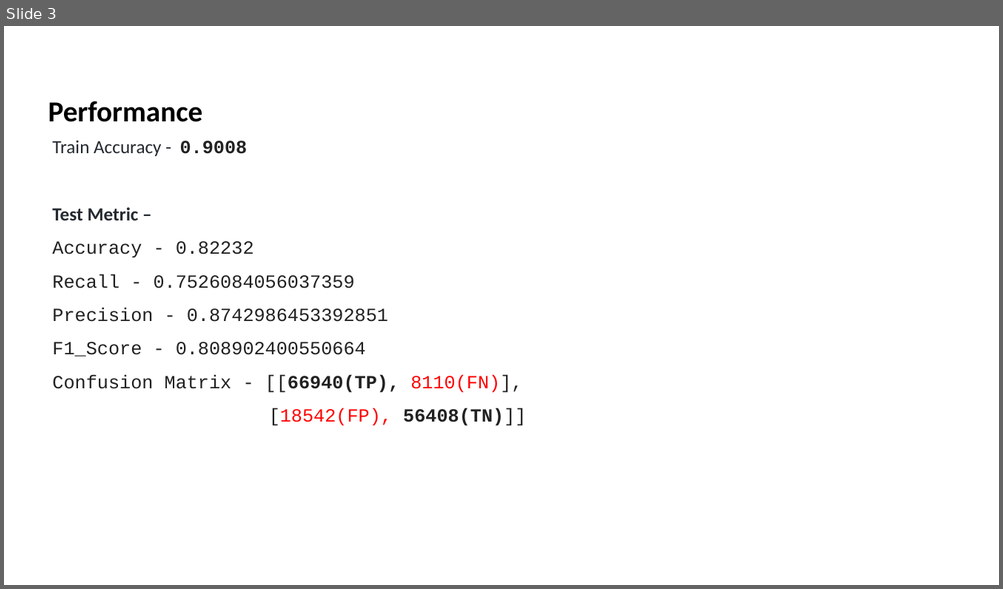
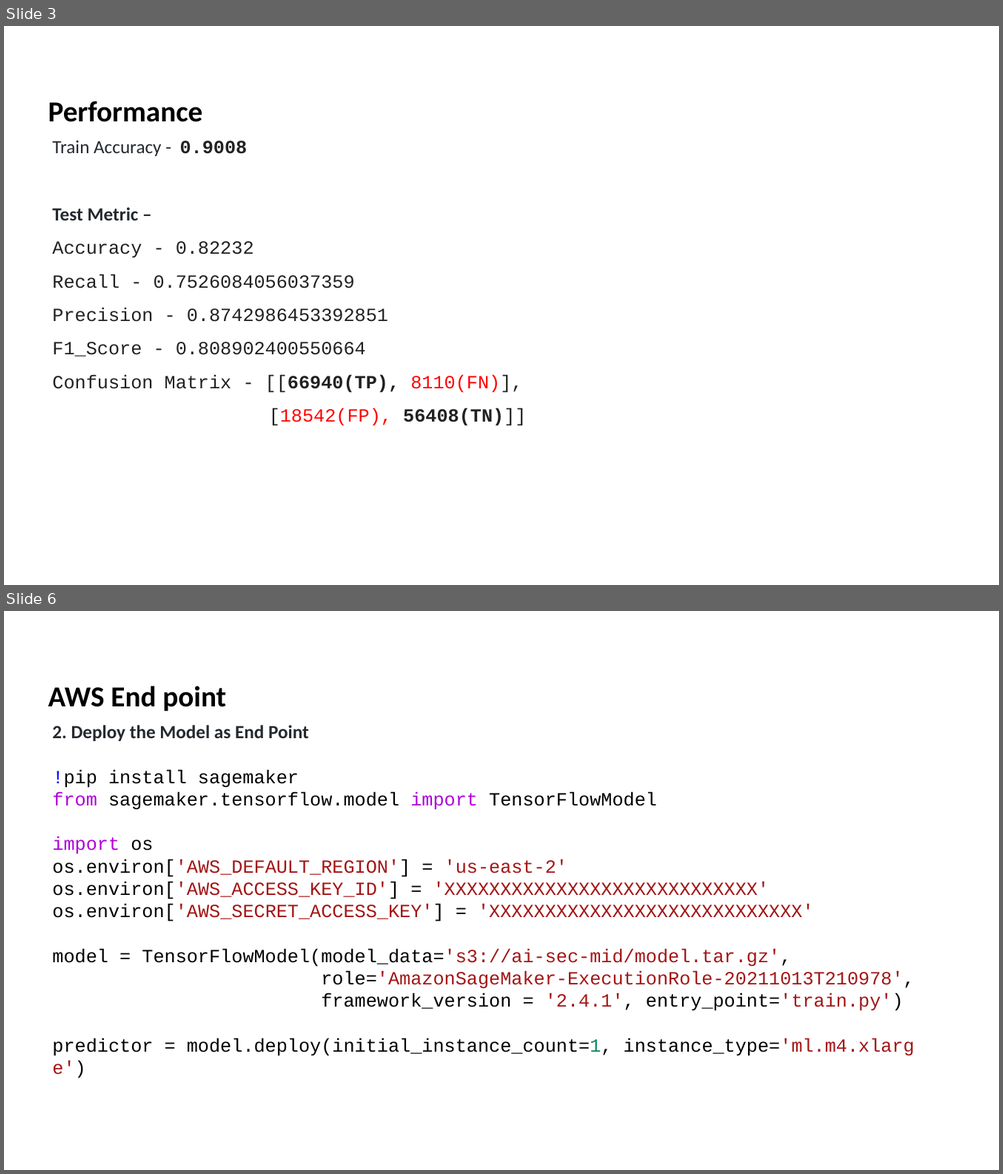
Before and after one commit to abhi5movva/Cyber_AI_Mid_Term, a slide deck: Cyber_sec.pptx. Shown one above the other, each under a label of ours: slide 3 before the commit, slides 3 and 6 after it; the slides between them are not shown. The pictures are 1003x589 and 1003x1174 pixels, drawn with LibreOffice and Linux fonts; fonts in the diff are those of the drawing. Boxes give left, top, right and bottom in pixels: in the first picture for what was removed or moved away, otherwise in the second. Text is boxed around its words. In the diff, an @@ line names an element or a change of style, - is before the commit and + after.

```diff
--- a/Cyber_sec.pptx
+++ b/Cyber_sec.pptx
@@ slide 6 added at box(4, 611, 999, 1170), background #FFFFFF @@
@@ text added at box(48, 686, 226, 711), 28 pt, text #000000, bold @@
+AWS End point
@@ text added at box(52, 725, 914, 1056), 18 pt, text #A31515 @@
+2. Deploy the Model as End Point
+!pip install sagemaker
+from sagemaker.tensorflow.model import TensorFlowModel
+import os
+os.environ['AWS_DEFAULT_REGION'] = 'us-east-2'
+os.environ['AWS_ACCESS_KEY_ID'] = 'XXXXXXXXXXXXXXXXXXXXXXXXXXXX'
+os.environ['AWS_SECRET_ACCESS_KEY'] = 'XXXXXXXXXXXXXXXXXXXXXXXXXXXX'
+model = TensorFlowModel(model_data='s3://ai-sec-mid/model.tar.gz',
+role='AmazonSageMaker-ExecutionRole-20211013T210978',
+framework_version = '2.4.1', entry_point='train.py')
+predictor = model.deploy(initial_instance_count=1, instance_type='ml.m4.xlarge')
```
Also in this commit, not shown: 1 slide changed, 3 other slides added.
